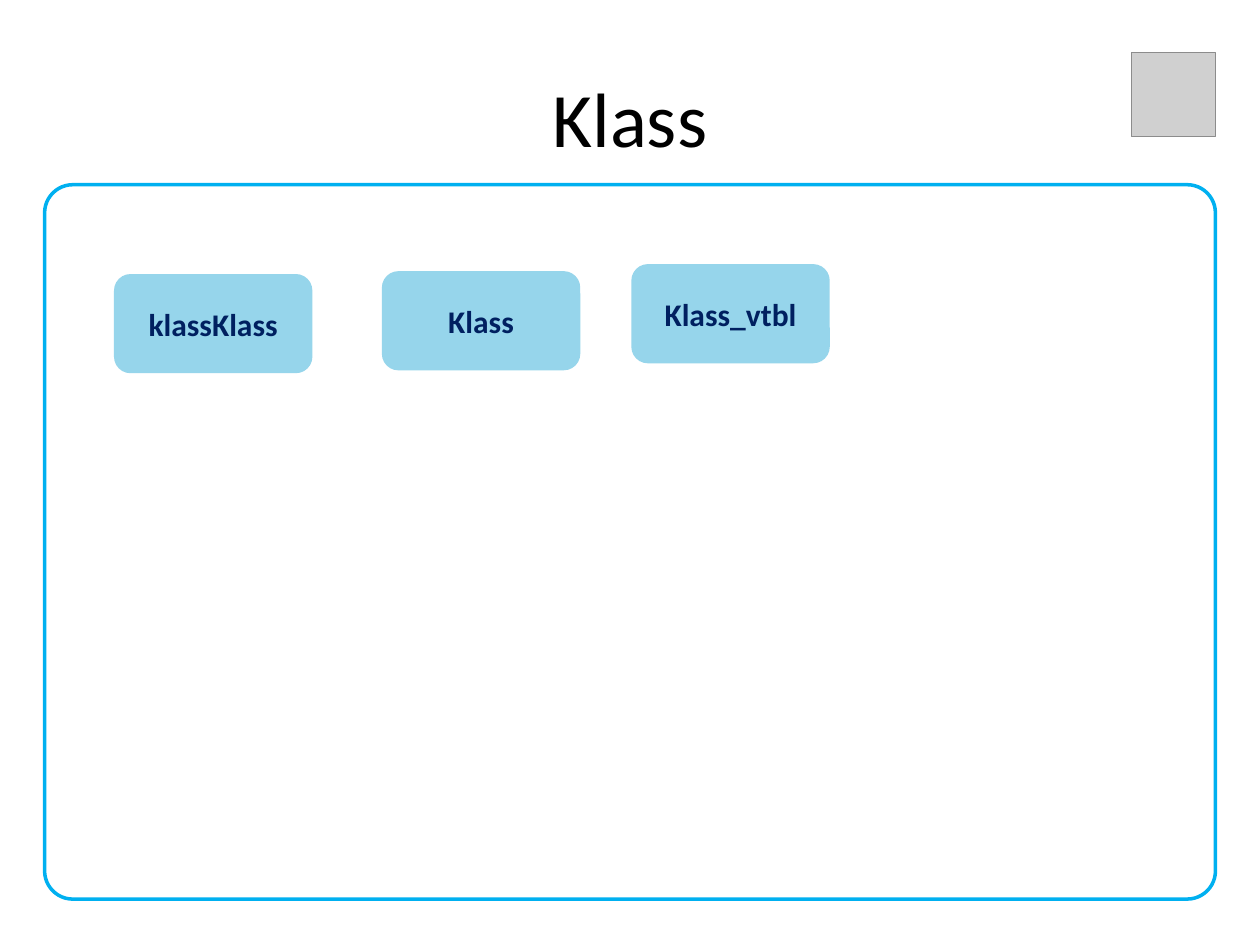
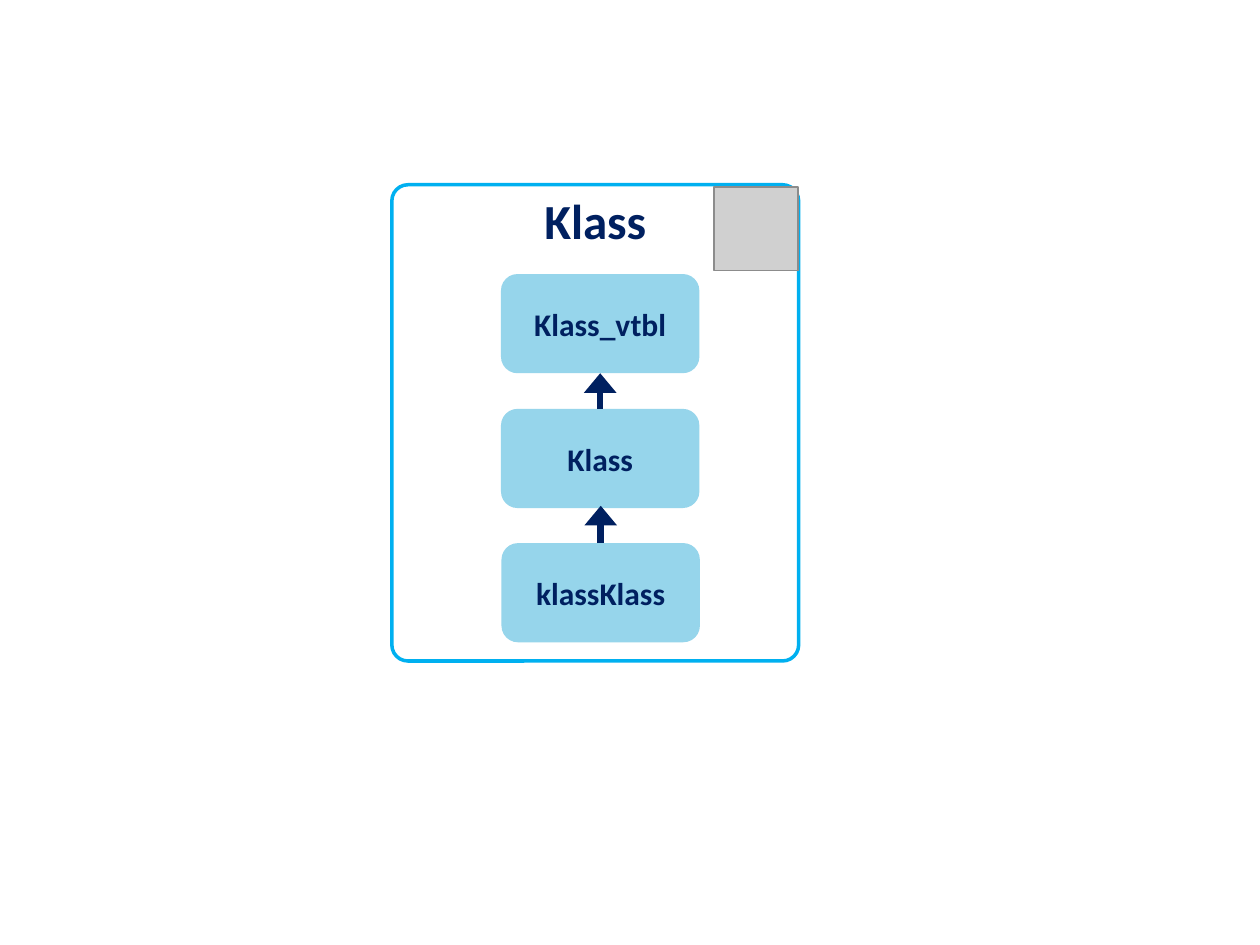
Before and after one commit to znipps/znipps.github.com, a slide deck: slide 1 of ppt/Klass.pptx. Drawn at 1260x945 pixels with LibreOffice and Linux fonts; fonts in the diff are those of the drawing; grey boxes stand for pictures. Boxes give left, top, right and bottom in pixels: in the first picture for what was removed or moved away, otherwise in the second. Text is boxed around its words. In the diff, an @@ line names an element or a change of style, - is before the commit and + after.

```diff
--- a/ppt/Klass.pptx
+++ b/ppt/Klass.pptx
@@ title "Klass": place and size @@
-title "Klass" at <box>553,93,708,148</box>
+title "Klass" at <box>544,204,646,240</box>
@@ title "Klass" at <box>544,204,646,240</box>: size 44 to 28 pt, text colour #000000 to #002060, bold on @@
@@ rounded rectangle: place and size @@
-rounded rectangle at <box>44,185,1215,900</box>
+rounded rectangle at <box>392,185,799,662</box>
@@ picture: place and size @@
-picture at <box>1131,53,1216,137</box>
+picture at <box>714,186,799,271</box>
@@ rounded rectangle "Klass_vtbl": place and size @@
-rounded rectangle "Klass_vtbl" at <box>631,265,829,364</box>
+rounded rectangle "Klass_vtbl" at <box>501,275,699,374</box>
@@ arrow added from (600, 410) to (600, 373), #002060 3.75 pt @@
@@ rounded rectangle "Klass": place and size @@
-rounded rectangle "Klass" at <box>382,271,580,370</box>
+rounded rectangle "Klass" at <box>501,410,699,509</box>
@@ arrow added from (601, 543) to (601, 505), #002060 3.75 pt @@
@@ rounded rectangle "klassKlass": place and size @@
-rounded rectangle "klassKlass" at <box>115,275,312,374</box>
+rounded rectangle "klassKlass" at <box>501,543,699,643</box>
```
Also in this commit, not shown: 1 slide added, 3 other files.
